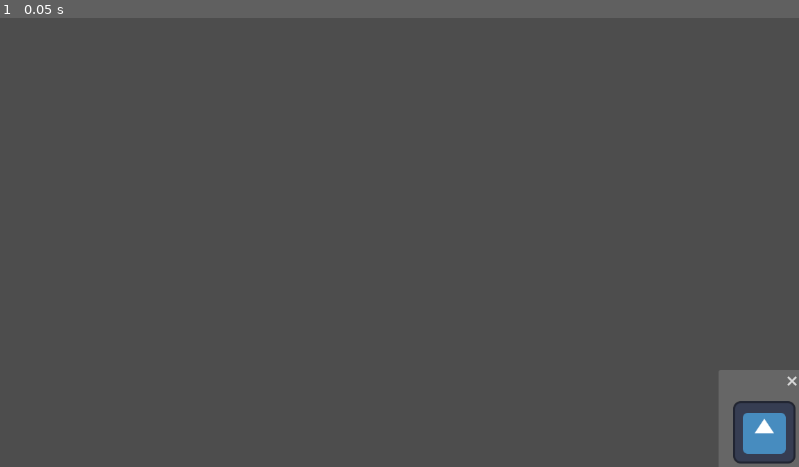
Above: before the commit, frame 1.
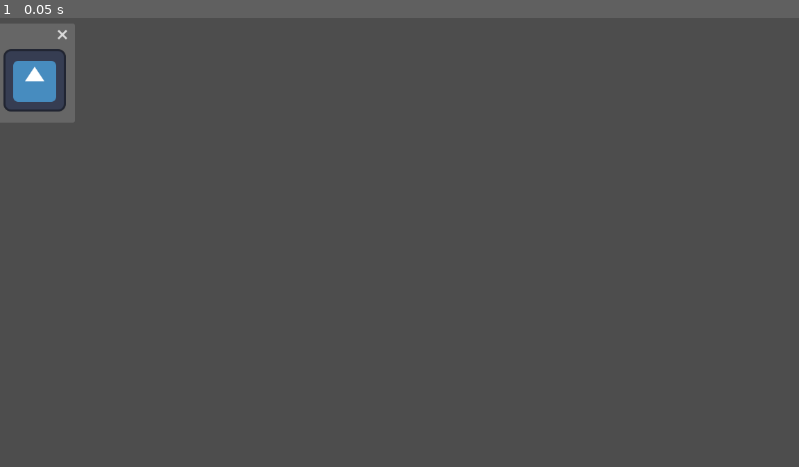
Above: after the commit, the same moment.

Repository: kayillustrations/Insectapet
Game: Godot game, scene res://windows/mini_habitat.tscn
The game is run twice, just before and just after one commit, with the same random seed, the same clock (stepped at 60 frames per second) and the same inputs. The engine's default icon, where the game draws it, is replaced by a stand-in: a white triangle on a blue panel in a dark square.
Inputs:
- Up to frame 1 (0.05 s): no input

The runs differ from the first frame. In frame 1, 3.3% of the frame differs, in the area x 0-100%, y 1-100%.

Commit message:
start habitat windows

Diff:
--- /dev/null
+++ b/windows/full_habitat.tscn
@@ -0,0 +1,13 @@
+[gd_scene load_steps=2 format=3 uid="uid://dlld10gm7v5qt"]
+
+[ext_resource type="PackedScene" uid="uid://p100dnqto4hp" path="res://windows/window_base.tscn" id="1_bigu7"]
+
+[node name="FullHabitat" instance=ExtResource("1_bigu7")]
+anchor_position = "TopL"
+
+[node name="Shape" parent="." index="0"]
+polygon = PackedVector2Array(0, 0, 0, 500, 500, 500, 500, 0)
+
+[node name="ColorRect" type="ColorRect" parent="Shape" index="0"]
+offset_right = 500.0
+offset_bottom = 500.0
--- a/windows/mini_habitat.tscn
+++ b/windows/mini_habitat.tscn
@@ -5,9 +5,10 @@
 [ext_resource type="Texture2D" uid="uid://rwf1jiduqbqj" path="res://iconhover.svg" id="3_do3m4"]
 
 [node name="MiniHabitat" instance=ExtResource("1_jples")]
-anchor_position = "BotR"
+anchor_position = "TopL"
 
 [node name="Shape" parent="." index="0"]
+position = Vector2(0, 0)
 polygon = PackedVector2Array(0, 0, 0, 100, 100, 100, 100, 0)
 
 [node name="ColorRect" type="ColorRect" parent="Shape" index="0"]
--- a/windows/window_base.gd
+++ b/windows/window_base.gd
@@ -23,7 +23,7 @@
 			shape.polygon[i].y -= WindowManager.title_size
 		shape_size = shape.polygon[2]
 		shape_offset = Vector2(shape_offset.x,WindowManager.title_size+shape_offset.y)
-		$Shape/Control.size = shape_size
+		$Shape/ColorRect.size = shape_size
 
 	anchor_dict = WindowManager.getScreenAnchors(
 		WindowManager.screen_size,shape_size,shape_offset)
